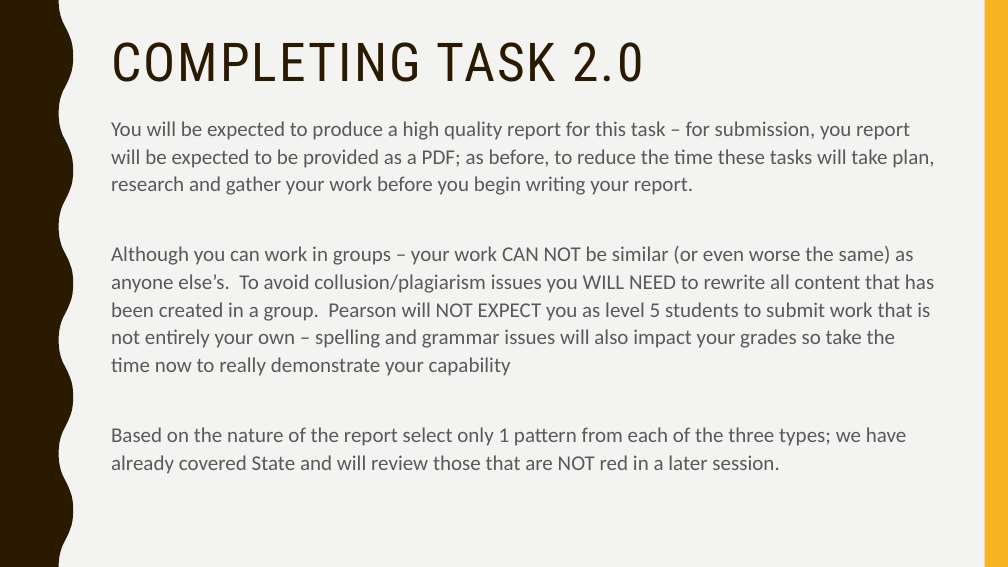
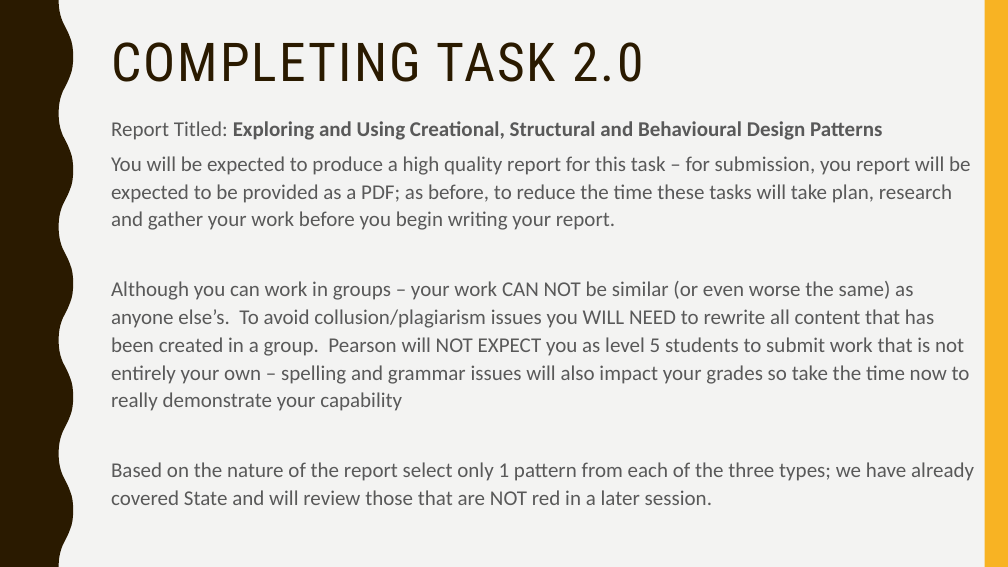
Before and after one commit to RebootGames/Object-Orientated-Programming-Paradigm, a slide deck: slide 7 of OOP Paradigm.pptx. Drawn at 1008x567 pixels with LibreOffice and Linux fonts; fonts in the diff are those of the drawing. Boxes give left, top, right and bottom in pixels: in the first picture for what was removed or moved away, otherwise in the second. Text is boxed around its words. In the diff, an @@ line names an element or a change of style, - is before the commit and + after.

```diff
--- a/OOP Paradigm.pptx
+++ b/OOP Paradigm.pptx
@@ text at box(111, 121, 882, 140): paragraph added @@
+Report Titled: Exploring and Using Creational, Structural and Behavioural Design Patterns
```
Also in this commit, not shown: 3 other slides changed.
